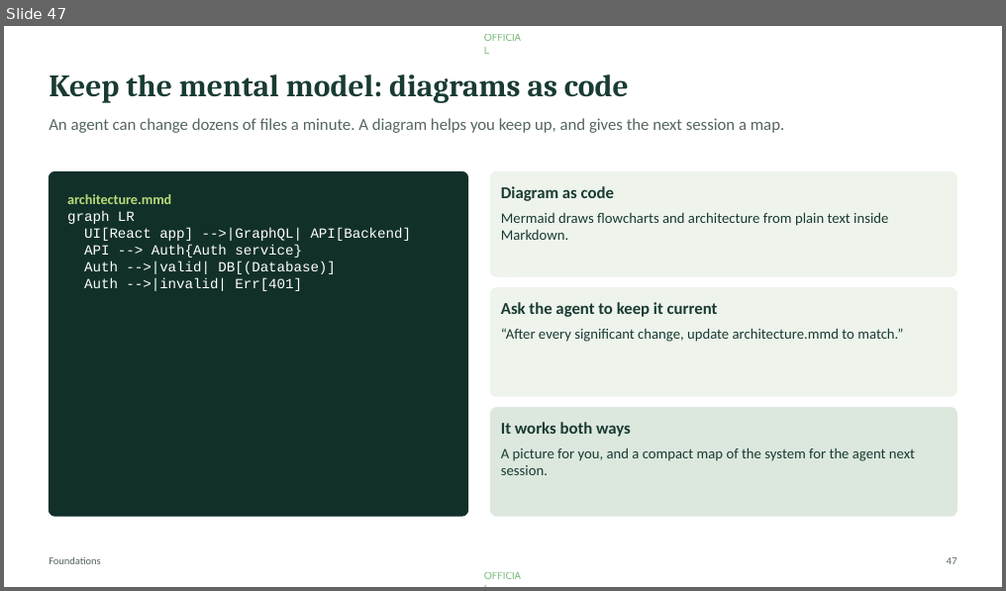
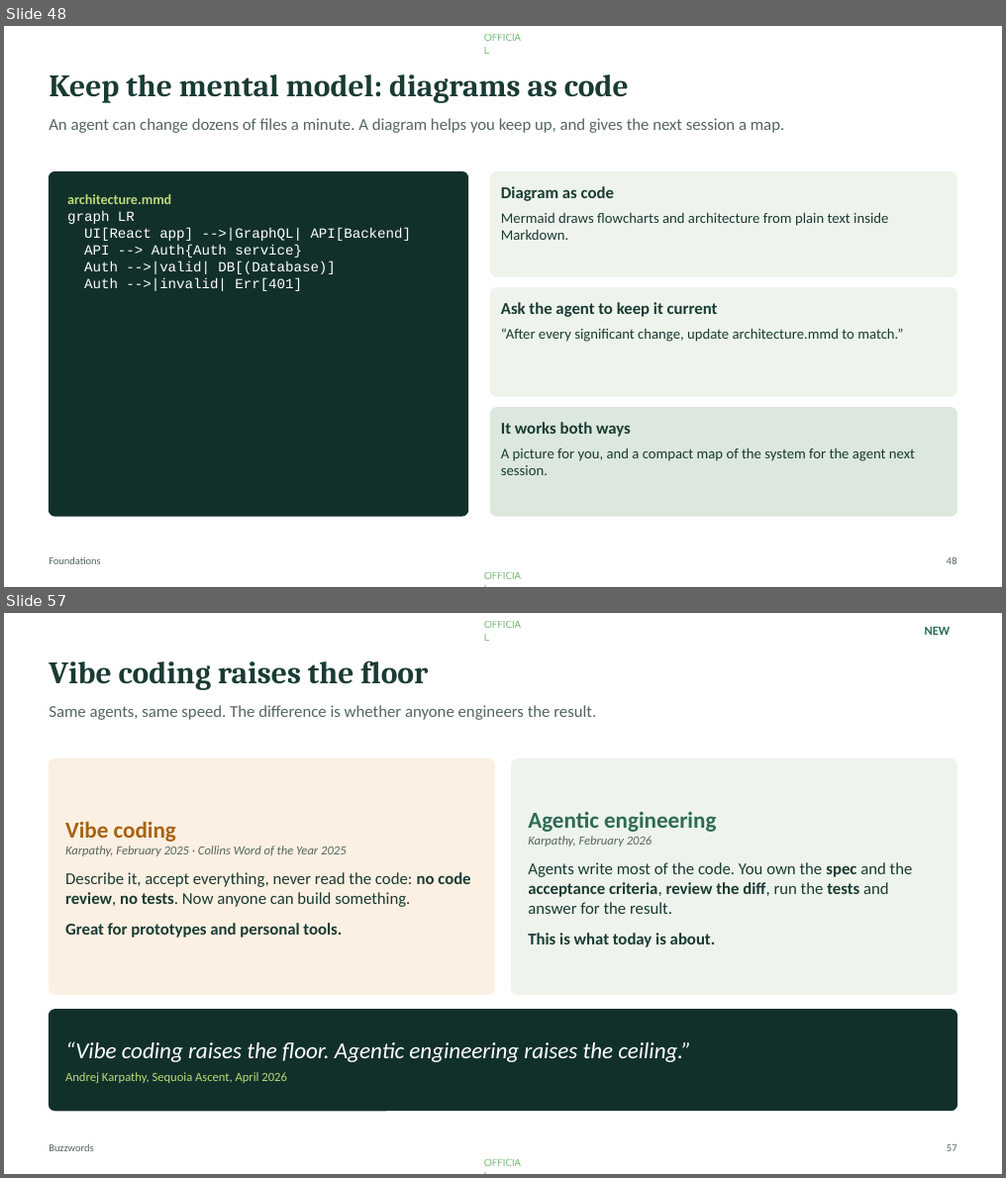
Before and after one commit to Moshe36/ai-developer-toolkit, a slide deck: workshop/agentic-workshop.pptx. Shown one above the other, each under a label of ours: slide 47 before the commit, slides 48 and 57 after it; the slides between them are not shown. The pictures are 1006x591 and 1006x1178 pixels, drawn with LibreOffice and Linux fonts; fonts in the diff are those of the drawing. Boxes give left, top, right and bottom in pixels: in the first picture for what was removed or moved away, otherwise in the second. Text is boxed around its words. In the diff, an @@ line names an element or a change of style, - is before the commit and + after.

Commit message:
feat: started buzzwords

```diff
--- a/workshop/agentic-workshop.pptx
+++ b/workshop/agentic-workshop.pptx
@@ slide 57 added at (x1=4, y1=613, x2=1002, y2=1174), background #FFFFFF; not listed: 2 template elements that a slide beside it also shows @@
@@ text added at (x1=925, y1=627, x2=950, y2=635), 12 pt, text #2E6B57, bold @@
+NEW
@@ text added at (x1=49, y1=661, x2=428, y2=690), 30 pt, text #193B33, bold @@
+Vibe coding raises the floor
@@ text added at (x1=49, y1=705, x2=596, y2=720), 16 pt, text #55665F @@
+Same agents, same speed. The difference is whether anyone engineers the result.
@@ rounded rectangle added at (x1=49, y1=759, x2=494, y2=995), fill #FBF0E1, outline #FBF0E1 1 pt @@
@@ rounded rectangle added at (x1=512, y1=759, x2=957, y2=995), fill #EEF4EC, outline #EEF4EC 1 pt @@
@@ text added at (x1=528, y1=812, x2=913, y2=948), 16 pt, text #193B33 @@
+Agentic engineering
+Karpathy, February 2026
+Agents write most of the code. You own the spec and the acceptance criteria, review the diff, run the tests and answer for the result.
+This is what today is about.
@@ text added at (x1=65, y1=821, x2=470, y2=938), 16 pt, text #193B33 @@
+Vibe coding
+Karpathy, February 2025 · Collins Word of the Year 2025
+Describe it, accept everything, never read the code: no code review, no tests. Now anyone can build something.
+Great for prototypes and personal tools.
@@ rounded rectangle added at (x1=49, y1=1010, x2=957, y2=1111), fill #12302A, outline #12302A 1 pt @@
@@ text added at (x1=65, y1=1042, x2=691, y2=1083), 22 pt, text #FFFFFF, italic @@
+“Vibe coding raises the floor. Agentic engineering raises the ceiling.”
+Andrej Karpathy, Sequoia Ascent, April 2026
@@ text added at (x1=49, y1=1145, x2=93, y2=1152), 10 pt, text #55665F @@
+Buzzwords
@@ page number added at (x1=946, y1=1145, x2=957, y2=1152), 10 pt, text #55665F @@
+57
@@ what was slide 47 is now slide 48 @@
@@ page number at (x1=946, y1=558, x2=957, y2=565): text changed @@
-47
+48
```
Also in this commit, not shown: 10 slides changed, 16 other slides added, 1 other file.
